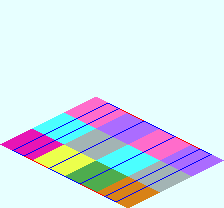
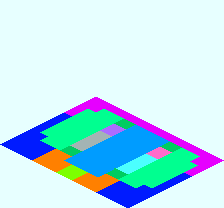
Before/after of a 224 × 208 layered artwork. What changed in the layer stack:
removed layer "Side_R" from group "Marking" over [104, 149, 212, 202]
removed layer "Side_L" from group "Marking" over [12, 103, 120, 156]
removed layer "Center" from group "Marking" over [24, 109, 200, 196]
added layer "Floor" in group "Marking" over [40, 109, 184, 188]
added layer "クリップボード" in group "Marking" over [0, 97, 224, 208]
